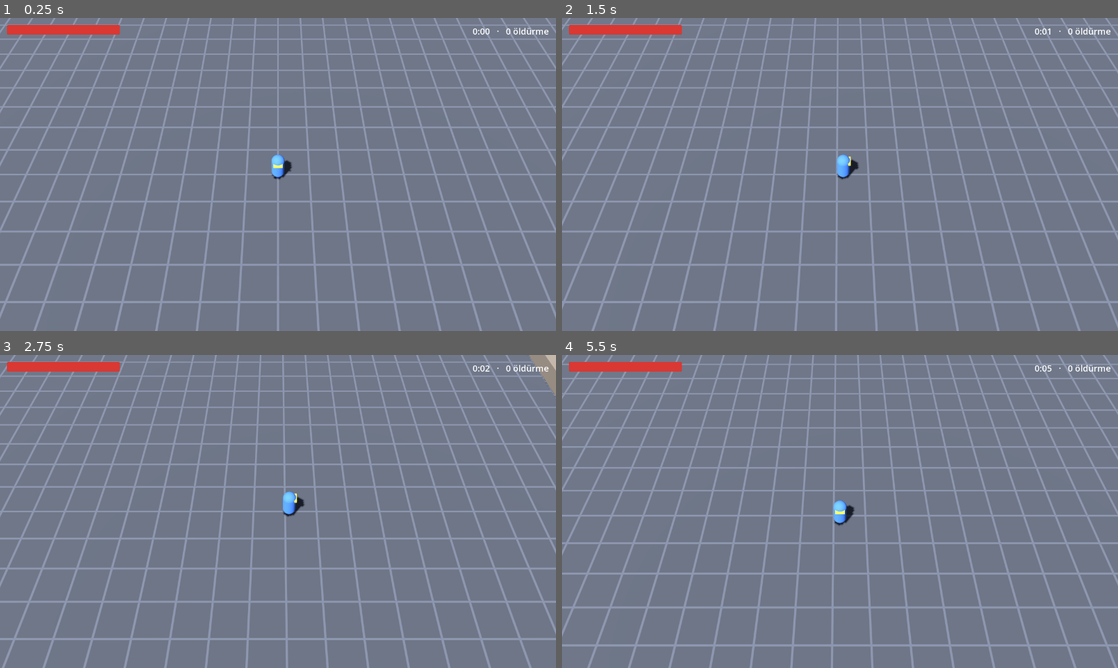
Above: before the commit, frames 1-4 (two rows, left to right).
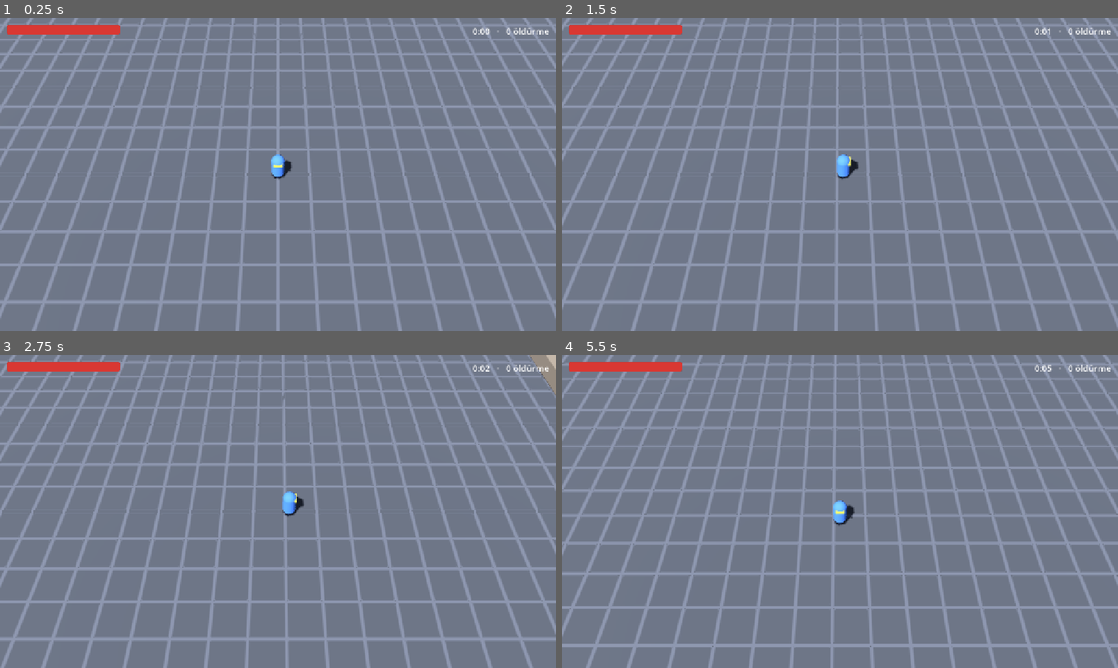
Above: after the commit, the same moments.

Repository: AIVoidLabs/Deadzone-Last-Stand
Game: Godot game, scene res://scenes/main.tscn
Two runs of this game, one before a commit and one after it. Both use one fixed random seed, a clock stepped at 60 frames per second and the inputs below.
Inputs (mouse positions are in pixels of both pictures, inside the frame that each line leads up to):
- Up to frame 1 (0.25 s): no input
- Up to frame 2 (1.5 s): tap Enter at 0.5 s; move the mouse to (962, 158) at 0.52 s; hold D (move_right) 0.53-1.25 s; hold Shift 0.53-1.25 s; click (962, 158) at 0.67 s; drag from (728, 190) to (812, 237) at 1.27 s
- Up to frame 3 (2.75 s): move the mouse to (333, 442) at 2.02 s; hold D (move_right) from 2.03 s (still down); tap Ctrl at 2.1 s
- Up to frame 4 (5.5 s): release D (move_right) at 2.75 s; drag from (812, 574) to (673, 464) at 2.77 s; move the mouse to (1006, 558) at 3.52 s; hold A (move_left) 3.53-4.25 s; tap Alt at 3.6 s; tap F11 (toggle_fullscreen, bound only after the commit) at 4.15 s; drag from (673, 464) to (756, 433) at 4.27 s; move the mouse to (867, 511) at 5.02 s; hold S (move_down) from 5.03 s (still down); hold Shift from 5.03 s (still down); click (867, 511) at 5.17 s

The runs differ from the first frame. In frame 1, 4.1% of the frame differs, in the area x 0-100%, y 0-100%; in frame 2, 4.0%; in frame 3, 4.1%; in frame 4, 4.4%.

Commit message:
feat: tam ekran açılış, F11 ve pencere ölçekleme
Oyun tam ekran açılır, F11/Alt+Enter ile pencereye geçilir, pencere
1600x900, canvas_items ölçekleme. Tuning.FEATURE_START_FULLSCREEN ile
kapanır. Editörün project.godot ve main.tscn düzeltmeleri dahil.

Co-Authored-By: Claude Sonnet 5.5 <noreply@anthropic.com>

Diff:
--- a/project.godot
+++ b/project.godot
@@ -20,11 +20,16 @@
 
 Quality="*res://scripts/autoload/quality.gd"
 GameFlow="*res://scripts/autoload/game_flow.gd"
+WindowManager="*res://scripts/autoload/window_manager.gd"
 
 [display]
 
 window/size/viewport_width=1280
 window/size/viewport_height=720
+window/size/window_width_override=1600
+window/size/window_height_override=900
+window/stretch/mode="canvas_items"
+window/stretch/aspect="expand"
 
 [editor_plugins]
 
@@ -86,11 +91,13 @@
 "events": [Object(InputEventKey,"resource_local_to_scene":false,"resource_name":"","device":-1,"window_id":0,"alt_press …(195 unchanged characters)…
 ]
 }
+toggle_fullscreen={
+"deadzone": 0.2,
+"events": [Object(InputEventKey,"resource_local_to_scene":false,"resource_name":"","device":-1,"window_id":0,"alt_pressed":false,"shift_pressed":false,"ctrl_pressed":false,"meta_pressed":false,"pressed":false,"keycode":0,"physical_keycode":4194342,"key_label":0,"unicode":0,"location":0,"echo":false,"script":null)
+, Object(InputEventKey,"resource_local_to_scene":false,"resource_name":"","device":-1,"window_id":0,"alt_pressed":true,"shift_pressed":false,"ctrl_pressed":false,"meta_pressed":false,"pressed":false,"keycode":0,"physical_keycode":4194309,"key_label":0,"unicode":0,"location":0,"echo":false,"script":null)
+]
+}
 
 [physics]
 
 common/physics_interpolation=true
-
-[rendering]
-
-renderer/rendering_method="forward_plus"
--- a/scenes/main.tscn
+++ b/scenes/main.tscn
@@ -1,6 +1,6 @@
-[gd_scene load_steps=2 format=3]
+[gd_scene format=3 uid="uid://boftywq8yvj5e"]
 
-[ext_resource type="Script" path="res://scripts/main.gd" id="1_main"]
+[ext_resource type="Script" uid="uid://c5crf53174yui" path="res://scripts/main.gd" id="1_main"]
 
-[node name="Main" type="Node3D"]
+[node name="Main" type="Node3D" unique_id=1825650155]
 script = ExtResource("1_main")
--- /dev/null
+++ b/scripts/autoload/window_manager.gd
@@ -0,0 +1,30 @@
+extends Node
+## Pencere modu: oyun tam ekran açılır; F11 veya Alt+Enter ile pencere/tam ekran arası geçilir.
+## Tek sabitle kapanır: Tuning.FEATURE_START_FULLSCREEN.
+
+
+func _ready() -> void:
+	process_mode = Node.PROCESS_MODE_ALWAYS
+	if Tuning.FEATURE_START_FULLSCREEN and _has_real_window():
+		set_fullscreen(true)
+
+
+func _unhandled_input(input_event: InputEvent) -> void:
+	if input_event.is_action_pressed(&"toggle_fullscreen"):
+		set_fullscreen(not is_fullscreen())
+		get_viewport().set_input_as_handled()
+
+
+func is_fullscreen() -> bool:
+	return DisplayServer.window_get_mode() == DisplayServer.WINDOW_MODE_FULLSCREEN
+
+
+func set_fullscreen(value: bool) -> void:
+	if not _has_real_window():
+		return
+	var mode: DisplayServer.WindowMode = DisplayServer.WINDOW_MODE_FULLSCREEN if value else DisplayServer.WINDOW_MODE_WINDOWED
+	DisplayServer.window_set_mode(mode)
+
+
+func _has_real_window() -> bool:
+	return DisplayServer.get_name() != "headless"
--- a/scripts/tuning.gd
+++ b/scripts/tuning.gd
@@ -8,6 +8,7 @@
 const FEATURE_HIT_FLASH: bool = true
 const FEATURE_PLAYER_IFRAMES: bool = true
 const FEATURE_SPAWN_RAMP: bool = true
+const FEATURE_START_FULLSCREEN: bool = true
 
 # --- Arena ---
 const ARENA_SIZE: float = 60.0
Not shown, added: scripts/autoload/window_manager.gd.uid
Not shown, changed: docs/GAME_DESIGN.md
Not shown, changed: docs/PROGRESS.md
